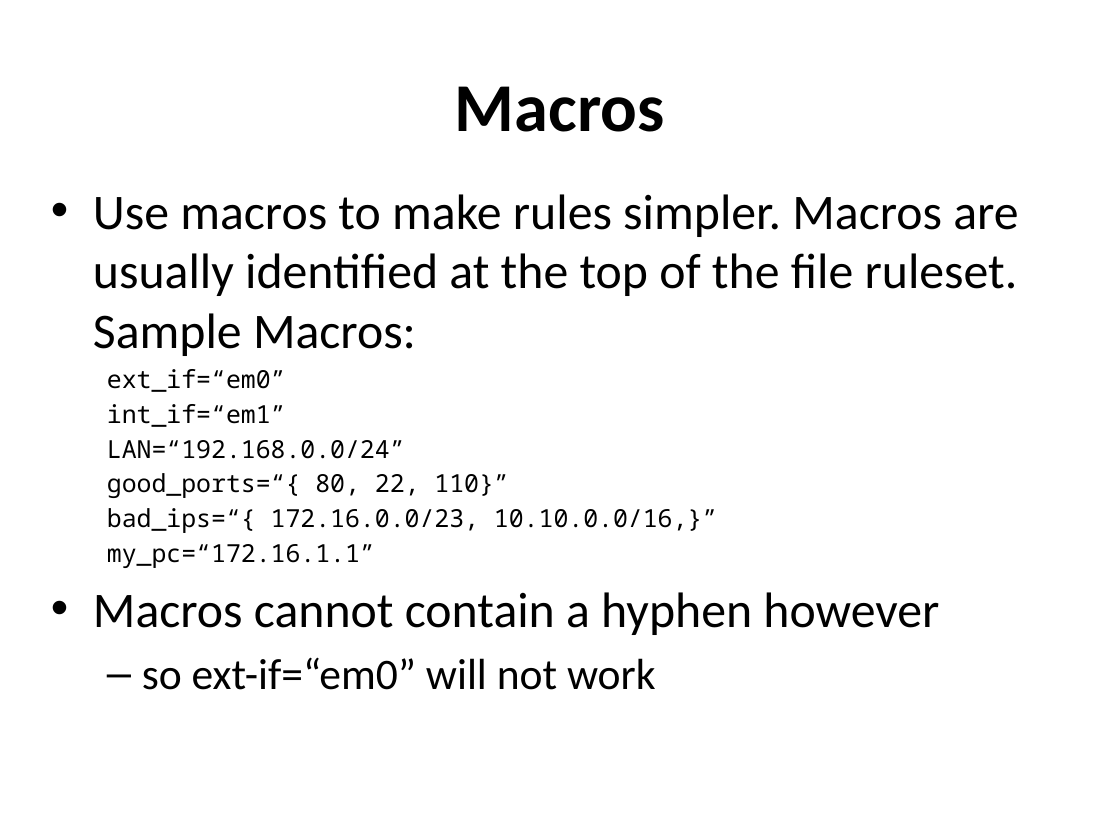
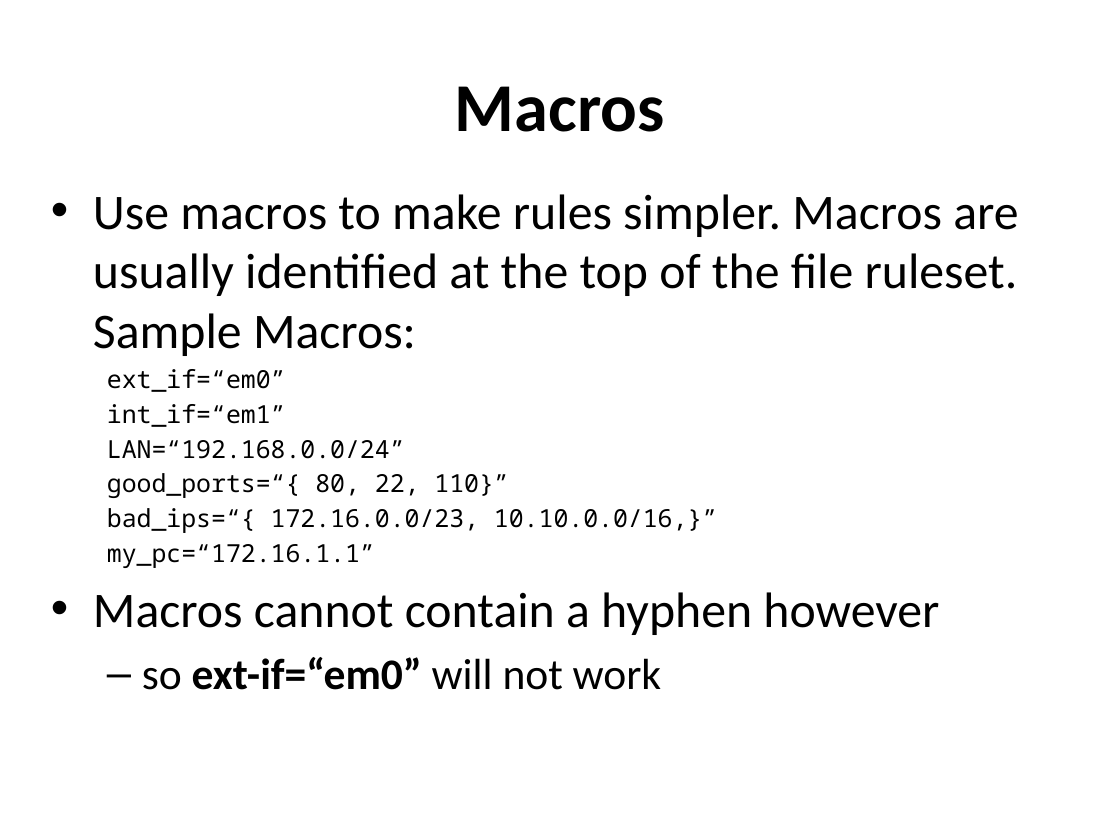
Before and after one commit to afnog/sse, a slide deck: slide 22 of firewalls/Firewalling in FreeBSD-v1.pptx. Drawn at 1120x840 pixels with LibreOffice and Linux fonts; fonts in the diff are those of the drawing. Boxes give left, top, right and bottom in pixels: in the first picture for what was removed or moved away, otherwise in the second. Text is boxed around its words. In the diff, an @@ line names an element or a change of style, - is before the commit and + after.

Commit message:
/ ‘firewalls/Firewalling in FreeBSD-v1.pptx’

```diff
--- a/firewalls/Firewalling in FreeBSD-v1.pptx
+++ b/firewalls/Firewalling in FreeBSD-v1.pptx
@@ text at <box>142,657,662,690</box>: bold on in "ext-if=“em0”" @@
```
